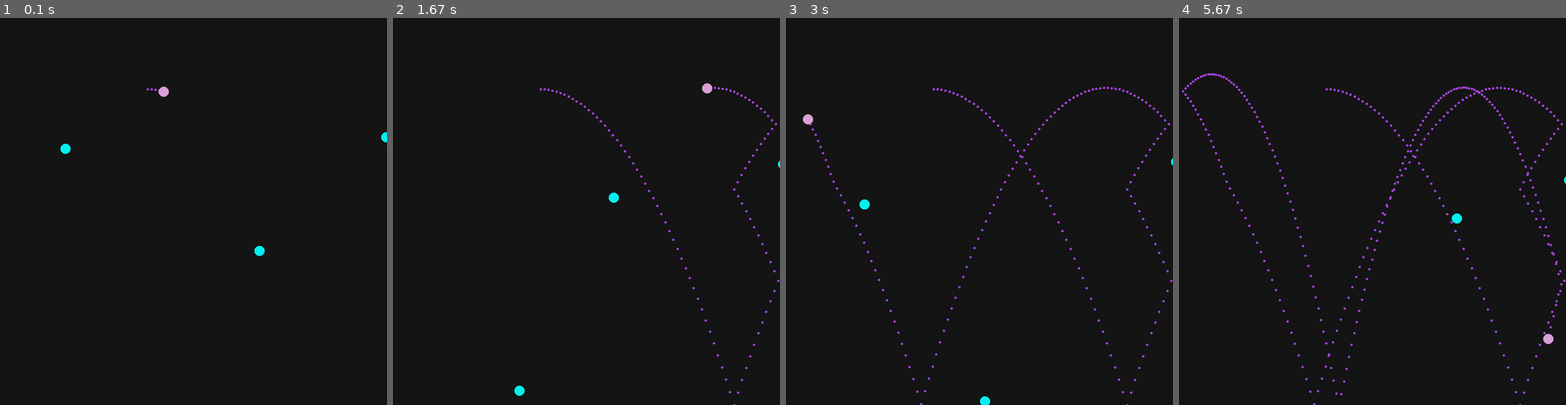
Above: before the commit, frames 1-4 (left to right).
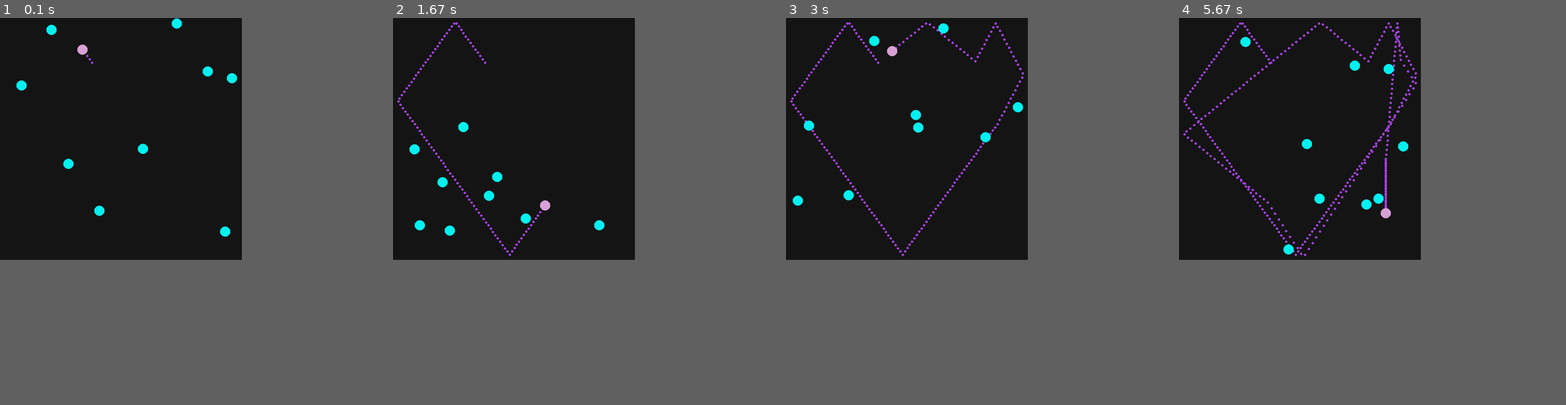
Above: after the commit, the same moments.

Repository: nmaszin/kulki
Game: pygame game, started from main.py
Same seed, same stepped clock (60 frames per second), same inputs: the game is played once before the commit and once after it.
Inputs:
- Up to frame 1 (0.1 s): no input
- Up to frame 2 (1.67 s): no input
- Up to frame 3 (3 s): no input
- Up to frame 4 (5.67 s): no input
In our replay, the window is 800x800 before the commit and 500x500 after it. These sizes can differ from the game's own. Grey fills any space a smaller window leaves; there, only what the larger window draws over its background counts as a difference.

The runs differ from the first frame. In frame 1, 0.8% of the frame differs, in the area x 4-100%, y 0-62%; in frame 2, 1.4%; in frame 3, 1.9%; in frame 4, 2.8%, in the area x 0-100%, y 1-100%.

Commit message:
poczatek pierwszego wykresu

Diff:
--- a/app/app.py
+++ b/app/app.py
@@ -5,12 +5,12 @@
 from app.simulation.simulation import Simulation
 from app.simulation.config import SimulationConfig
 from app.color import Color
-
+from app.math.graph import Graph
 
 class App:
   WINDOW_TITLE = 'Kulki by N-Maszin'
-  WINDOW_HEIGHT = 800
-  WINDOW_WIDTH = 800
+  WINDOW_HEIGHT = 500
+  WINDOW_WIDTH = 500
   FPS = 60
 
   running = False
@@ -28,9 +28,9 @@
       self.scene,
       SimulationConfig({
         'simulation_fps': self.FPS,
-        'balls_number': 4,
+        'balls_number': 10,
         'ball_velocity': Vector.from_polar(500, 0),
-        'ball_acceleration': Vector(0, 2000)
+
       })
     )
 
--- /dev/null
+++ b/app/math/graph.py
@@ -0,0 +1,31 @@
+import pygame
+import pygame.gfxdraw
+import math
+from app.simulation.simulation import Simulation
+from app.math.point import Point
+from app.math.vector import Vector
+from app.math.rectangle import Rectangle
+from app.math.matrix import TransformationMatrix
+import matplotlib.pyplot as plt
+import matplotlib.animation as animation
+from matplotlib import style
+
+def average(tab_of_coordinates):
+    sum_distance=0
+    for id in range(len(tab_of_coordinates)-1):
+        sum_distance+=Math.sqrt(((tab_of_coordinates[id][0]-tab_of_coordinates[id+1][0])**2+(tab_of_coordinates[id+1][1]-tab_of_coordinates[id+1][1])**2))
+    return sum_distance/(len(tab_of_coordinates-1))
+
+class Graph:
+    # obecnie tylko wykres sredniej drogi miedzy zderzeniami
+    def __init__(self,start,stop):
+        self.start=start
+        self.stop=stop
+        self.coordinates=[]
+        self.x_axis=[]
+        self.y_axis=[]
+
+    def update_graph(self,index, tab_of_coordinates):
+        self.coordinates[index].append(tab_of_coordinates)
+        self.x_axis.append(index)
+        self.y_axis.append(average(tab_of_coordinates))
--- a/app/math/vector.py
+++ b/app/math/vector.py
@@ -1,5 +1,5 @@
 import math
-
+import random
 class Vector:
   def __init__(self, x, y):
     self.x = x
@@ -7,6 +7,7 @@
 
   @staticmethod
   def from_polar(r, phi):
+    phi=math.radians(random.randint(0, 360))
     return Vector(
       r * math.cos(phi),
       r * math.sin(phi)
--- a/app/simulation/ball.py
+++ b/app/simulation/ball.py
@@ -1,6 +1,6 @@
 import pygame
 import pygame.gfxdraw
-
+#from app.simulation.simulation import Simulation
 from app.math.point import Point
 from app.math.vector import Vector
 from app.math.rectangle import Rectangle
@@ -12,12 +12,13 @@
   This class handle move and collisions with wall and other objects
   """
 
-  def __init__(self, position, radius, velocity, acceleration):
+  def __init__(self, position, radius, velocity, acceleration, index):
     self.position = position
     self.radius = radius
     self.velocity = velocity
     self.acceleration = acceleration
-
+    self.index=index
+    self.count_collision=0
     self.track_length = 0
 
   def __eq__(self, other):
@@ -42,6 +43,11 @@
     Handle ball bouncing off of another ball
     Does not return anything
     """
+    if(self.index==0):
+      self.count_collision+=1
+      print(self.count_collision)
+
+
     vector_between_centers = Vector(
       ball.position.x - self.position.x,
       ball.position.y - self.position.y
@@ -70,15 +76,19 @@
     """
     possible_centers = self.ball_possible_centers(scene)
 
-    if self.position.x < possible_centers.left():
+    if self.position.x < possible_centers.left() and self.velocity.x<0:
       self.velocity.x *= -1
-    elif self.position.x > possible_centers.right():
+      self.position.x=possible_centers.left()
+    elif self.position.x > possible_centers.right() and self.velocity.x>0:
       self.velocity.x *= -1
+      self.position.x=possible_centers.right()
 
-    if self.position.y < possible_centers.top():
+    if self.position.y < possible_centers.top() and self.velocity.y<0:
       self.velocity.y *= -1
-    elif self.position.y > possible_centers.bottom():
+      self.position.y= possible_centers.top()
+    elif self.position.y > possible_centers.bottom() and self.velocity.y>0:
       self.velocity.y *= -1
+      self.position.y=possible_centers.bottom()
 
 
   def ball_possible_centers(self, scene):
@@ -107,9 +117,10 @@
     self.position = self.position.translate(displacement)
 
 
+
 class DrawableBall(Ball):
-  def __init__(self, position, radius, velocity, acceleration, color):
-    super().__init__(position, radius, velocity, acceleration)
+  def __init__(self, position, radius, velocity, acceleration, color,index,coordinates):
+    super().__init__(position, radius, velocity, acceleration,index)
     self.color = color
 
   def draw(self, surface):
@@ -127,8 +138,8 @@
     )
 
 class TrackedBall(DrawableBall):
-  def __init__(self, position, radius, velocity, acceleration, color, track_color):
-    super().__init__(position, radius, velocity, acceleration, color)
+  def __init__(self, position, radius, velocity, acceleration, color, track_color,index,coordinates):
+    super().__init__(position, radius, velocity, acceleration, color,index,coordinates)
     self.track_color = track_color
     self.previous_positions = []
 
--- a/app/simulation/config.py
+++ b/app/simulation/config.py
@@ -5,7 +5,7 @@
 class SimulationConfig:
   DEFAULTS = {
     'simulation_fps': 1000,
-    'balls_number': 100,
+    'balls_number': 10,
     'ball_radius': 10,
     'ball_velocity': Vector.from_polar(100, math.radians(30)),
     'ball_acceleration': Vector(0, 0)
--- a/app/simulation/simulation.py
+++ b/app/simulation/simulation.py
@@ -23,17 +23,23 @@
       velocity=config.get('ball_velocity'),
       acceleration=config.get('ball_acceleration'),
       color=Color.random(),
-      track_color=Color.random()
-    ))
+      track_color=Color.random(),
+      index=0,
+      coordinates=[])
+      )
 
-    for _ in range(config.get('balls_number') - 1):
+
+
+    for id in range(config.get('balls_number') - 1):
       balls.append(DrawableBall(
         position=scene.random_point(),
         radius=config.get('ball_radius'),
         velocity=config.get('ball_velocity'),
         acceleration=config.get('ball_acceleration'),
-        color=Color.BALL
-      ))
+        color=Color.BALL,
+        index=id+1,
+        coordinates=[])
+        )
 
     self.frames = deque([SimulationFrame(
       self.scene,
